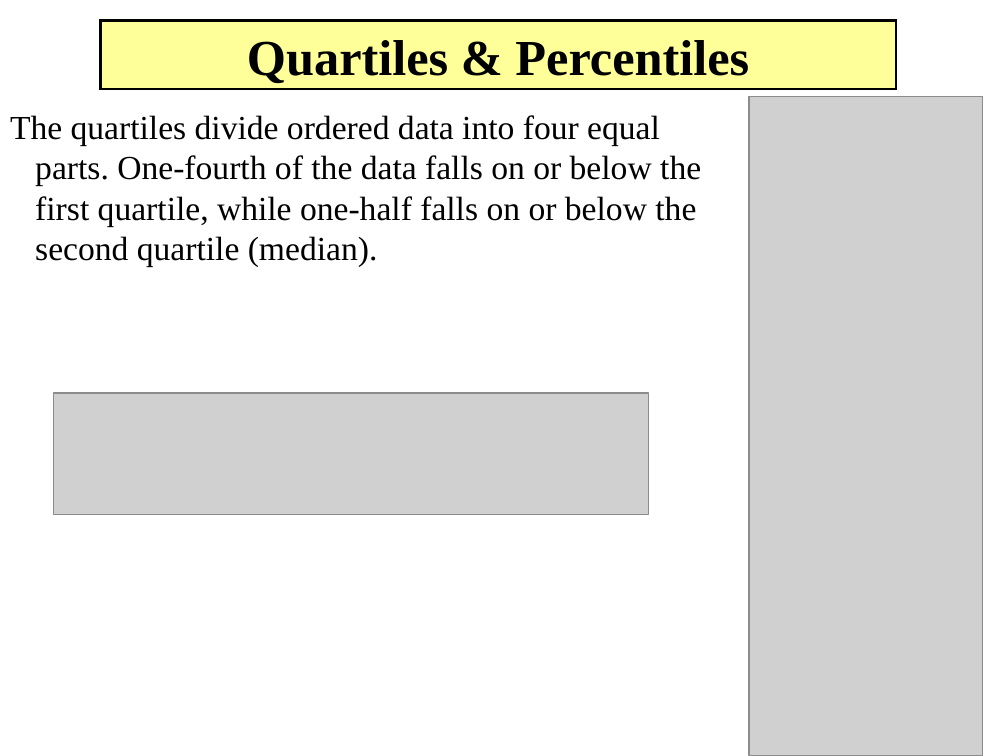
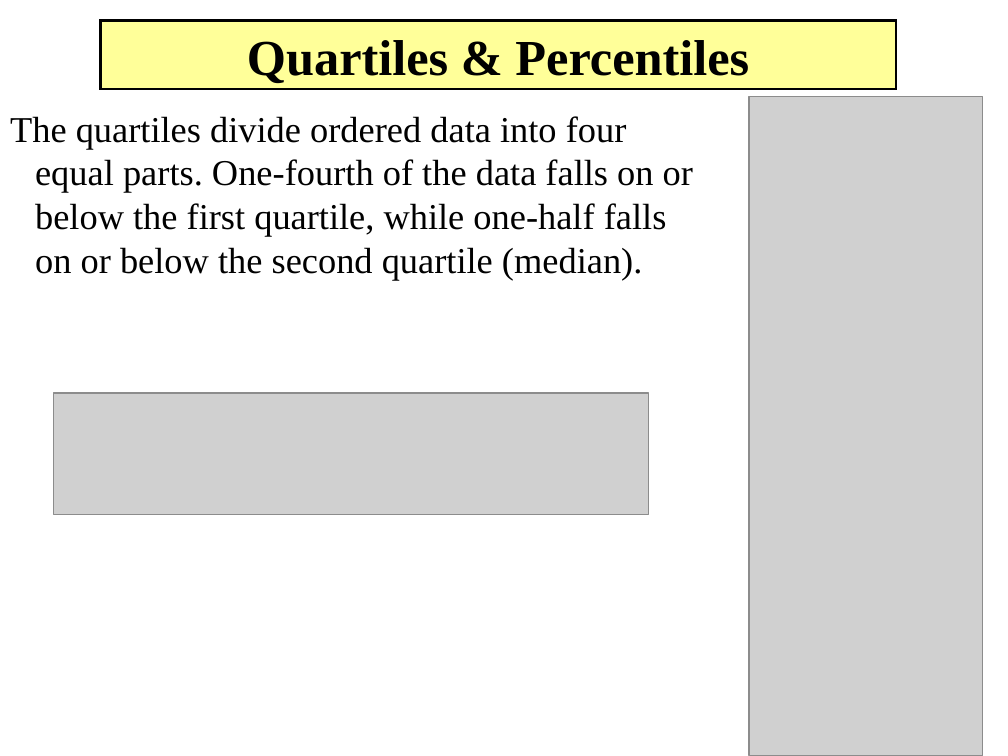
Before and after one commit to hmartineziii/MATH146, a slide deck: slide 14 of week3n4/Week 03.ppt. Drawn at 1008x756 pixels with LibreOffice and Linux fonts; fonts in the diff are those of the drawing; grey boxes stand for pictures. Boxes give left, top, right and bottom in pixels: in the first picture for what was removed or moved away, otherwise in the second. Text is boxed around its words. In the diff, an @@ line names an element or a change of style, - is before the commit and + after.

```diff
--- a/week3n4/Week 03.ppt
+++ b/week3n4/Week 03.ppt
@@ text "The quartiles divide ordered data ..." at [10, 116, 693, 280]: size 24.1 to 26 pt @@
```
Also in this commit, not shown: 6 other slides changed, 7 other files.
